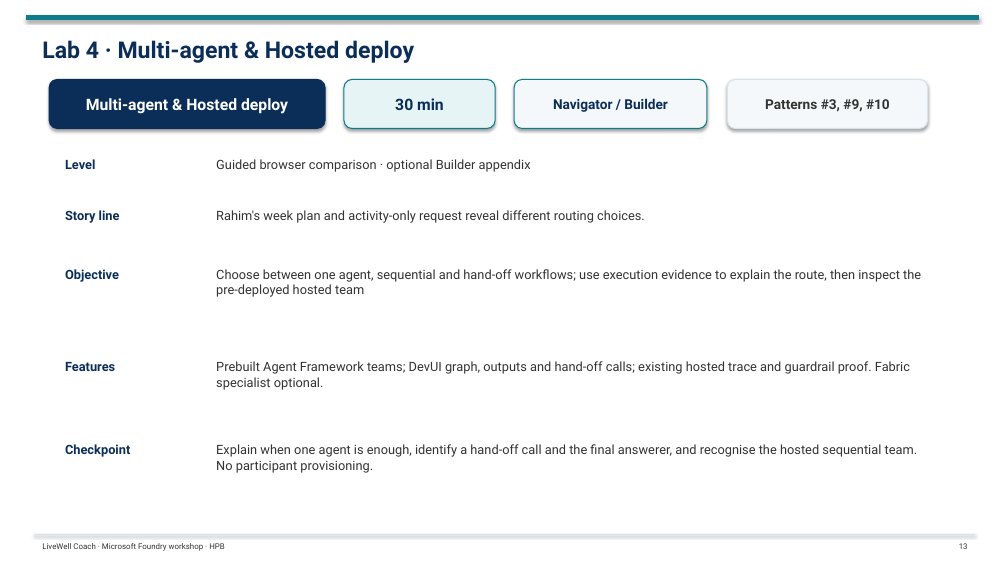
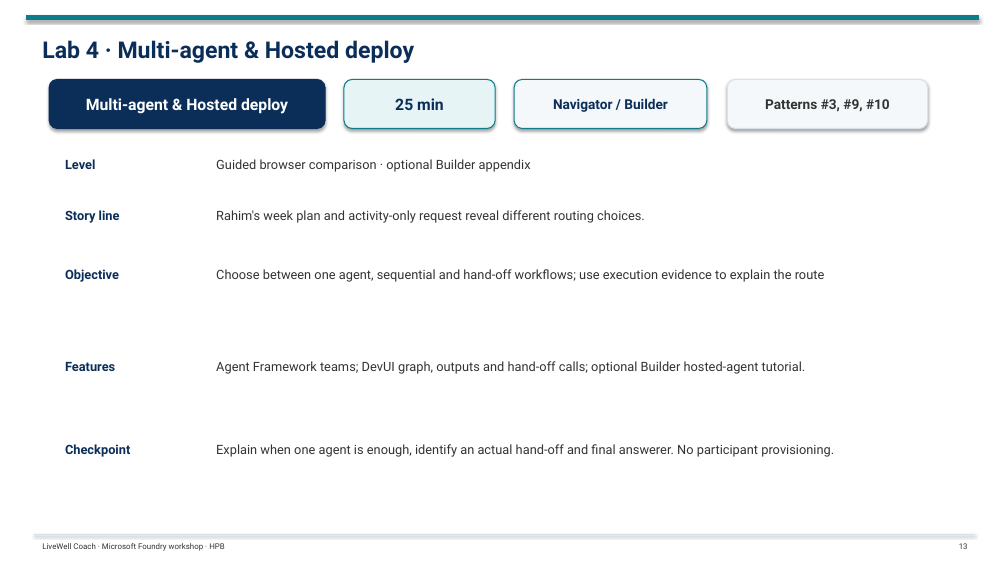
Before and after one commit to tonirex/hpb-foundry-workshop, a slide deck: slide 13 of deck/LiveWell-Foundry-Workshop-Day1.pptx. Drawn at 1008x567 pixels with LibreOffice and Linux fonts; fonts in the diff are those of the drawing. Boxes give left, top, right and bottom in pixels: in the first picture for what was removed or moved away, otherwise in the second. Text is boxed around its words. In the diff, an @@ line names an element or a change of style, - is before the commit and + after.

```diff
--- a/deck/LiveWell-Foundry-Workshop-Day1.pptx
+++ b/deck/LiveWell-Foundry-Workshop-Day1.pptx
@@ text in rounded rectangle at [395, 98, 444, 110]: text changed @@
-30 min
+25 min
@@ text at [216, 269, 825, 282]: text changed @@
-Choose between one agent, sequential and hand-off workflows; use execution evidence to explain the route, then inspect the pre-deployed hosted team
+Choose between one agent, sequential and hand-off workflows; use execution evidence to explain the route
@@ text at [216, 361, 806, 374]: text changed @@
-Prebuilt Agent Framework teams; DevUI graph, outputs and hand-off calls; existing hosted trace and guardrail proof. Fabric specialist optional.
+Agent Framework teams; DevUI graph, outputs and hand-off calls; optional Builder hosted-agent tutorial.
@@ text at [216, 444, 834, 457]: text changed @@
-Explain when one agent is enough, identify a hand-off call and the final answerer, and recognise the hosted sequential team. No participant provisioning.
+Explain when one agent is enough, identify an actual hand-off and final answerer. No participant provisioning.
```
Also in this commit, not shown: 8 other slides changed, 3 slides removed, 53 other files.
